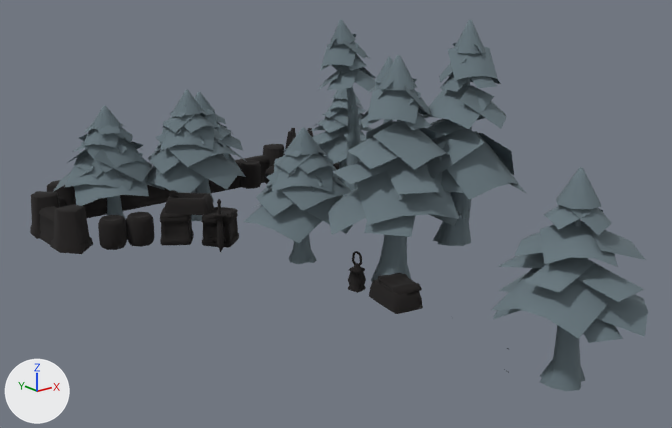
Two versions of the glTF model 3d/passe-alterac/models/storm_doodad_wcav_jungle_l.glb, one commit apart.
Before and after are seen from a camera (50 mm lens) standing at (-14.42, -17.65, 7.94) and looking at (-1.33, -1.28, 1.39). The lights are fixed; the arrows at lower left show +X, +Y and +Z. The older version comes first. Vertices at exactly the same position are counted once.
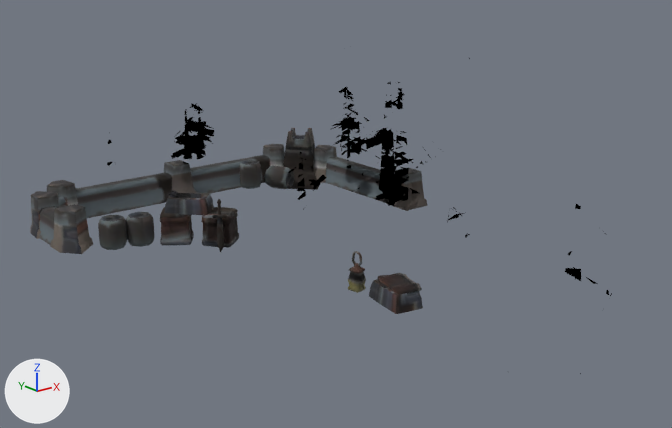
Boxes [x1, y1, x2, y2] around the edits, measured in the pictures (672 x 428 px):
'Mesh_0', surface changed, reshaped (lighter)
    before: [30, 20, 648, 391]
    after: [30, 128, 428, 314]
part 1 of me_mesh_0, surface changed (lighter)
    before: [30, 20, 648, 391]
    after: [30, 128, 428, 314]
part 2 of me_mesh_0, recoloured (blue)
    before: [54, 57, 393, 264]

What changed in the scene script:
```text
Change mat_material_2:
    where n3 = _N.new('ShaderNodeMath'); n3.name = 'Math.001'
    n3.inputs[1].default_value: 0.4 -> 0.706  # 'Value'
Change me_mesh_0:
    used by ob_mesh_0; location = (0.0, 0.0, 0.0)
    remove me_mesh_0.from_pydata(...)  # 8307 vertices, 13810 faces; spans x -6.1..4.1, y -9.8..7.0, z -2.2..5.9
    add me_mesh_0.from_pydata(...)  # 8195 vertices, 13642 faces; spans x -6.1..4.1, y -9.8..7.0, z -2.2..5.9
    me_mesh_0 part 1: 13446 kept faces spanning x -6.1..4.1, y -9.8..7.0, z -2.2..5.9 get new texture (UV) coordinates
    me_mesh_0 part 2: 1755 faces spanning x -5.4..3.9, y -2.0..6.9, z 0.0..4.9 switch from mat_material_3 to mat_material_0
    edits to the shape of me_mesh_0 do not show in these pictures
```
